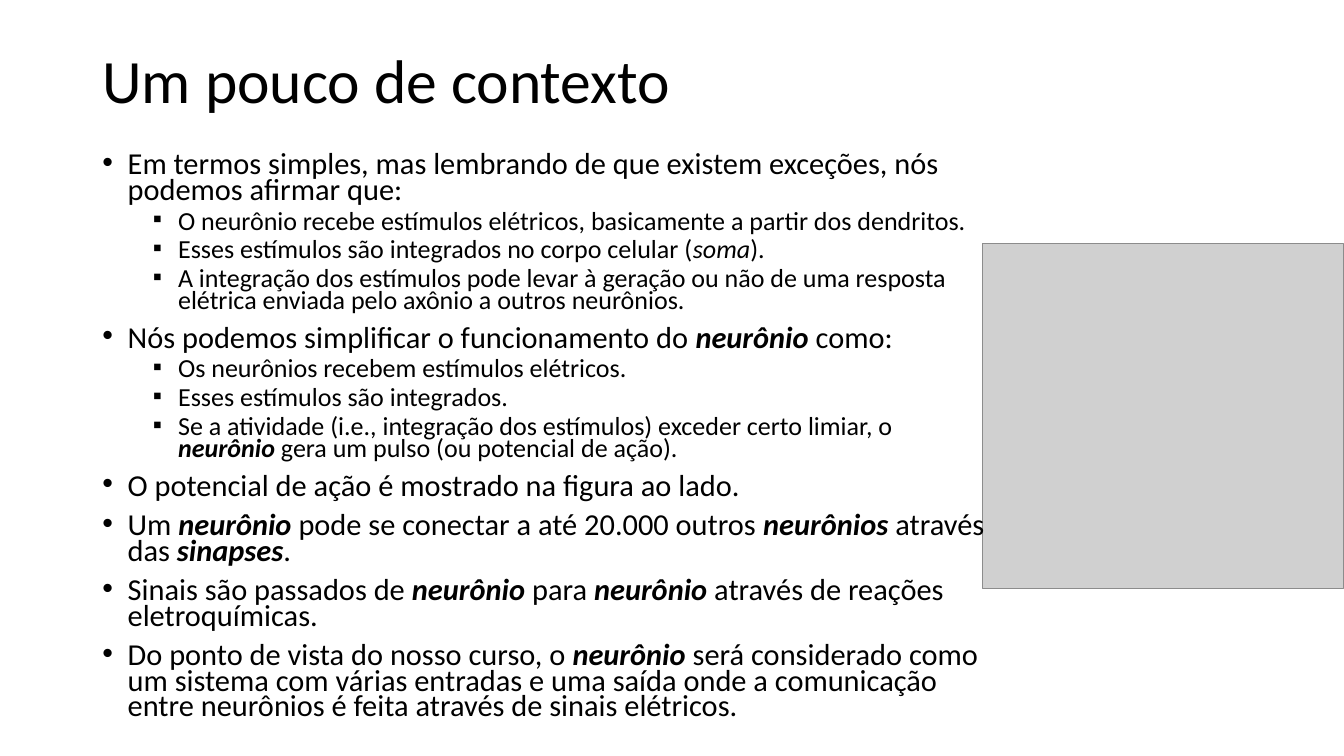
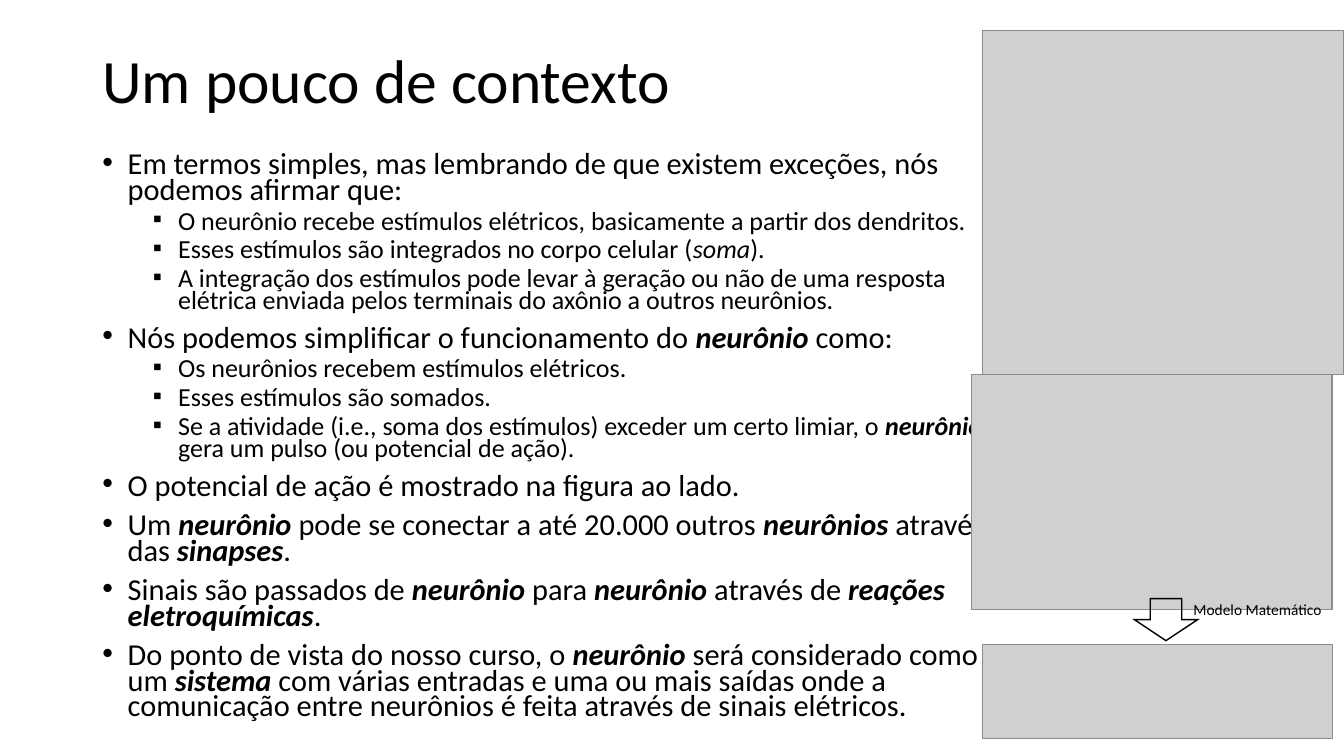
Before and after one commit to zz4fap/t320_aprendizado_de_maquina, a slide deck: slide 8 of slides/T320_Redes_Neurais_Artificiais (Parte I).pptx. Drawn at 1344x756 pixels with LibreOffice and Linux fonts; fonts in the diff are those of the drawing; grey boxes stand for pictures. Boxes give left, top, right and bottom in pixels: in the first picture for what was removed or moved away, otherwise in the second. Text is boxed around its words. In the diff, an @@ line names an element or a change of style, - is before the commit and + after.

```diff
--- a/slides/T320_Redes_Neurais_Artificiais (Parte I).pptx
+++ b/slides/T320_Redes_Neurais_Artificiais (Parte I).pptx
@@ picture: place and size @@
-picture at box(982, 244, 1344, 589)
+picture at box(982, 30, 1344, 375)
@@ text at box(178, 269, 946, 314): text changed @@
-  ▪ A integração dos estímulos pode levar à geração ou não de uma resposta elétrica enviada pelo axônio a outros neurônios.
+  ▪ A integração dos estímulos pode levar à geração ou não de uma resposta elétrica enviada pelos terminais do axônio a outros neurônios.
@@ text at box(178, 388, 982, 462): text changed @@
-  ▪ Esses estímulos são integrados.
-  ▪ Se a atividade (i.e., integração dos estímulos) exceder certo limiar, o neurônio gera um pulso (ou potencial de ação).
+  ▪ Esses estímulos são somados.
+  ▪ Se a atividade (i.e., soma dos estímulos) exceder um certo limiar, o neurônio gera um pulso (ou potencial de ação).
@@ picture added at box(972, 375, 1333, 610) @@
@@ text at box(128, 578, 945, 631): bold on, italic on in "reações eletroquímicas." @@
@@ right arrow added at box(1135, 599, 1198, 641), outline #000000 1 pt @@
@@ text added at box(1193, 604, 1322, 619), 11 pt, text #000000 @@
+Modelo Matemático
@@ text at box(128, 643, 978, 721): text changed @@
-• Do ponto de vista do nosso curso, o neurônio será considerado como um sistema com várias entradas e uma saída onde a comunicação entre neurônios é feita através de sinais elétricos.
+• Do ponto de vista do nosso curso, o neurônio será considerado como um sistema com várias entradas e uma ou mais saídas onde a comunicação entre neurônios é feita através de sinais elétricos.
@@ picture added at box(982, 645, 1332, 739) @@
```
Also in this commit, not shown: 5 other slides changed, 1 slide added, 1 other file.
